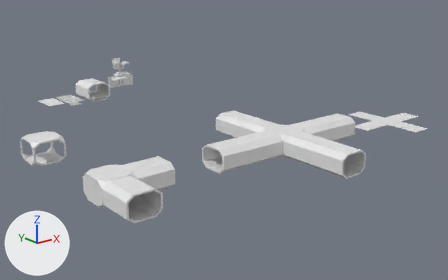
A saved change to the Blender file corridore.blend.
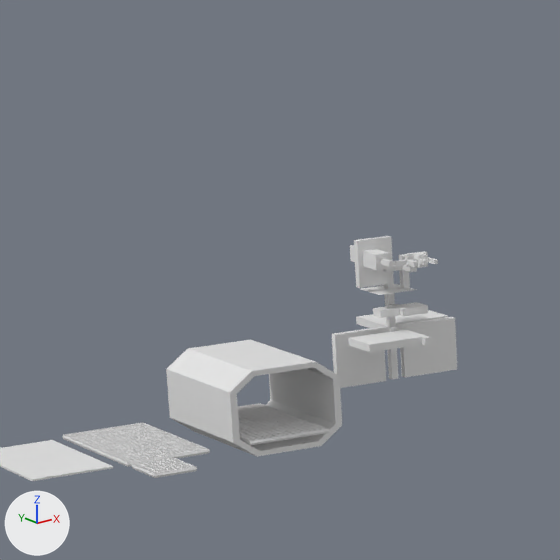
Each version appears first whole from a 50 mm camera at (-208.0, -176.7, 92.8) aimed at (4.1, 88.4, -13.3), and next in a close-up on the part from 10% to 34% of the width and 4% to 44% of the height. Arrows for +X, +Y and +Z are at lower left; the lights stay in place.
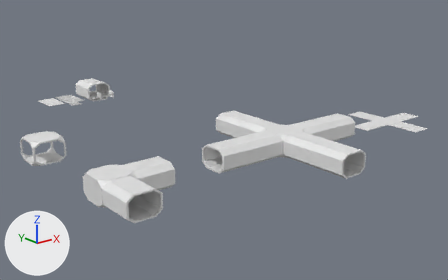
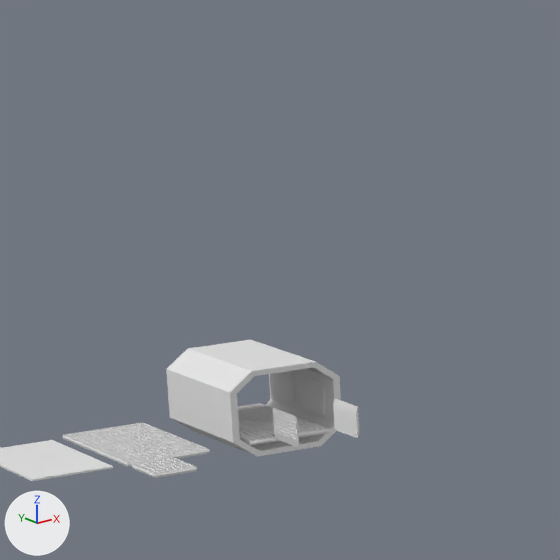
The change, as a diff of the scene's bpy script:
```diff
--- a/corridore.blend.py
+++ b/corridore.blend.py
@@ ob_plane_015 @@
 ob_plane_015.scale = (5.67, 9.56, 1.04)
+ob_plane_015.hide_set(True)
@@ ob_cube_036 @@
+ob_cube_036 = bpy.data.objects.new('Cube.036', me_cube_065.copy())
+ob_cube_036.parent = ob_blinder_template_left
+ob_cube_036.location = (-16.65, 181.1, -1.632)
+ob_cube_036.rotation_euler = (0.0, 0.245, 0.0)  # degrees (0, 14, 0)
+ob_cube_036.scale = (0.0435, 3.1, 0.561)
@@ ob_blinder_template_left @@
+ob_blinder_template_left = bpy.data.objects.new('blinder.template.left', me_cube_065)  # 68 vertices, 36 faces; spans x -1.0..1.0, y -1.0..1.0, z -1.0..1.0
+ob_blinder_template_left.location = (-25.3, 181.1, 1.4)
+ob_blinder_template_left.rotation_euler = (0.0, 0.245, 3.142)  # degrees (0, 14, 180)
+ob_blinder_template_left.scale = (0.0435, 3.1, 0.561)
@@ ob_cube_035 @@
+ob_cube_035 = bpy.data.objects.new('Cube.035', me_cube_065.copy())
+ob_cube_035.parent = ob_blinder_template_left
+ob_cube_035.location = (-16.65, 181.1, -1.219)
+ob_cube_035.rotation_euler = (0.0, 0.245, 0.0)  # degrees (0, 14, 0)
+ob_cube_035.scale = (0.0435, 3.1, 0.561)
@@ ob_cube_034 @@
+ob_cube_034 = bpy.data.objects.new('Cube.034', me_cube_065.copy())
+ob_cube_034.parent = ob_blinder_template_left
+ob_cube_034.location = (-16.65, 181.1, -0.829)
+ob_cube_034.rotation_euler = (0.0, 0.245, 0.0)  # degrees (0, 14, 0)
+ob_cube_034.scale = (0.0435, 3.1, 0.561)
@@ ob_cube_033 @@
+ob_cube_033 = bpy.data.objects.new('Cube.033', me_cube_065.copy())
+ob_cube_033.parent = ob_blinder_template_left
+ob_cube_033.location = (-16.65, 181.1, -0.43)
+ob_cube_033.rotation_euler = (0.0, 0.245, 0.0)  # degrees (0, 14, 0)
+ob_cube_033.scale = (0.0435, 3.1, 0.561)
@@ ob_cube_032 @@
+ob_cube_032 = bpy.data.objects.new('Cube.032', me_cube_065.copy())
+ob_cube_032.parent = ob_blinder_template_left
+ob_cube_032.location = (-16.65, 181.1, 0.971)
+ob_cube_032.rotation_euler = (0.0, 0.245, 0.0)  # degrees (0, 14, 0)
+ob_cube_032.scale = (0.0435, 3.1, 0.561)
@@ ob_cube_031 @@
+ob_cube_031 = bpy.data.objects.new('Cube.031', me_cube_065.copy())
+ob_cube_031.parent = ob_blinder_template_left
+ob_cube_031.location = (-16.65, 181.1, 0.521)
+ob_cube_031.rotation_euler = (0.0, 0.245, 0.0)  # degrees (0, 14, 0)
+ob_cube_031.scale = (0.0435, 3.1, 0.561)
@@ ob_cube_030 @@
+ob_cube_030 = bpy.data.objects.new('Cube.030', me_cube_065.copy())
+ob_cube_030.parent = ob_blinder_template_left
+ob_cube_030.location = (-16.65, 181.1, 0.0)
+ob_cube_030.rotation_euler = (0.0, 0.245, 0.0)  # degrees (0, 14, 0)
+ob_cube_030.scale = (0.0435, 3.1, 0.561)
@@ ob_cube_017 @@
+ob_cube_017 = bpy.data.objects.new('Cube.017', me_cube_065.copy())
+ob_cube_017.parent = ob_blinder_template_right
+ob_cube_017.location = (-16.65, 181.1, -1.632)
+ob_cube_017.rotation_euler = (0.0, 0.245, 0.0)  # degrees (0, 14, 0)
+ob_cube_017.scale = (0.0435, 3.1, 0.561)
@@ ob_blinder_template_right @@
+ob_blinder_template_right = bpy.data.objects.new('blinder.template.right', me_cube_065.copy())
+ob_blinder_template_right.location = (-16.7, 181.1, 1.4)
+ob_blinder_template_right.rotation_euler = (0.0, 0.245, 0.0)  # degrees (0, 14, 0)
+ob_blinder_template_right.scale = (0.0435, 3.1, 0.561)
@@ ob_cube_015 @@
+ob_cube_015 = bpy.data.objects.new('Cube.015', me_cube_065.copy())
+ob_cube_015.parent = ob_blinder_template_right
+ob_cube_015.location = (-16.65, 181.1, -1.219)
+ob_cube_015.rotation_euler = (0.0, 0.245, 0.0)  # degrees (0, 14, 0)
+ob_cube_015.scale = (0.0435, 3.1, 0.561)
@@ ob_cube_014 @@
+ob_cube_014 = bpy.data.objects.new('Cube.014', me_cube_065.copy())
+ob_cube_014.parent = ob_blinder_template_right
+ob_cube_014.location = (-16.65, 181.1, -0.829)
+ob_cube_014.rotation_euler = (0.0, 0.245, 0.0)  # degrees (0, 14, 0)
+ob_cube_014.scale = (0.0435, 3.1, 0.561)
@@ ob_cube_013 @@
+ob_cube_013 = bpy.data.objects.new('Cube.013', me_cube_065.copy())
+ob_cube_013.parent = ob_blinder_template_right
+ob_cube_013.location = (-16.65, 181.1, -0.43)
+ob_cube_013.rotation_euler = (0.0, 0.245, 0.0)  # degrees (0, 14, 0)
+ob_cube_013.scale = (0.0435, 3.1, 0.561)
@@ ob_cube_011 @@
+ob_cube_011 = bpy.data.objects.new('Cube.011', me_cube_065.copy())
+ob_cube_011.parent = ob_blinder_template_right
+ob_cube_011.location = (-16.65, 181.1, 0.971)
+ob_cube_011.rotation_euler = (0.0, 0.245, 0.0)  # degrees (0, 14, 0)
+ob_cube_011.scale = (0.0435, 3.1, 0.561)
@@ ob_cube_009 @@
+ob_cube_009 = bpy.data.objects.new('Cube.009', me_cube_065.copy())
+ob_cube_009.parent = ob_blinder_template_right
+ob_cube_009.location = (-16.65, 181.1, 0.521)
+ob_cube_009.rotation_euler = (0.0, 0.245, 0.0)  # degrees (0, 14, 0)
+ob_cube_009.scale = (0.0435, 3.1, 0.561)
@@ ob_cube_002 @@
+ob_cube_002 = bpy.data.objects.new('Cube.002', me_cube_065.copy())
+ob_cube_002.parent = ob_blinder_template_right
+ob_cube_002.location = (-16.65, 181.1, 0.0)
+ob_cube_002.rotation_euler = (0.0, 0.245, 0.0)  # degrees (0, 14, 0)
+ob_cube_002.scale = (0.0435, 3.1, 0.561)
```

Boxes (x1, y1, x2, y2) around the edits, measured in the close-ups (560 x 560 px):
'Plane.015', hidden: before (332, 236, 457, 388)
'blinder.template.right', added: after (333, 398, 358, 415)
'Cube.036', added: after (274, 431, 300, 447)
'Cube.002', added: after (334, 414, 359, 425)
'Cube.031', added: after (273, 415, 299, 431)
'Cube.009', added: after (333, 410, 359, 421)
'Cube.011', added: after (333, 407, 358, 418)
'Cube.032', added: after (273, 411, 298, 426)
'blinder.template.left', added: after (273, 408, 298, 424)
'Cube.013', added: after (334, 418, 359, 429)
'Cube.030', added: after (273, 419, 299, 435)
'Cube.035', added: after (274, 428, 299, 443)
'Cube.014', added: after (334, 421, 359, 432)
'Cube.017', added: after (334, 427, 359, 438)
'Cube.015', added: after (334, 423, 359, 435)
'Cube.033', added: after (274, 422, 299, 438)
'Cube.034', added: after (274, 425, 299, 440)
